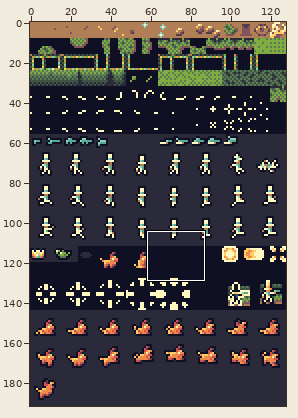
File history of a sprite sheet, assets/spritesheet.png. Above, an overview of the earlier version with the close-up marked.
Close-up. As it was:
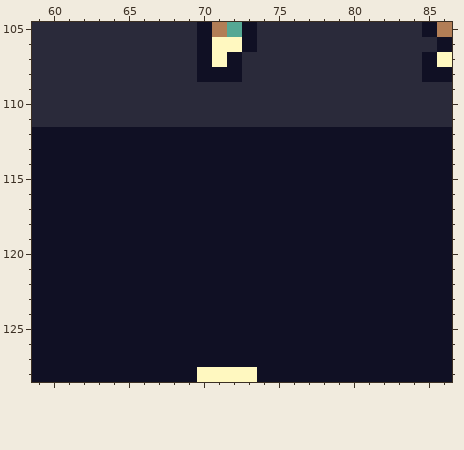
The file is 128x192 pixels. Shown: x 59..86, y 105..128.
After the commit:
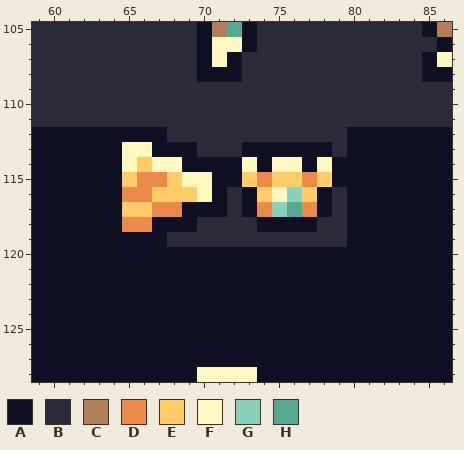
Palette (. is transparent): A #101024  B #2a2a3a  C #b27e56  D #ec8a4b  E #ffcc68  F #fff8c0  G #8bd0ba  H #55a894
Changes in this commit:
@@ x 63..81 @@
 111 BBBBBBBBBBBBBBBBBBB
-112 AAAAAAAAAAAAAAAAAAA
-113 AAAAAAAAAAAAAAAAAAA
-114 AAAAAAAAAAAAAAAAAAA
-115 AAAAAAAAAAAAAAAAAAA
-116 AAAAAAAAAAAAAAAAAAA
-117 AAAAAAAAAAAAAAAAAAA
-118 AAAAAAAAAAAAAAAAAAA
-119 AAAAAAAAAAAAAAAAAAA
+112 AAAAABBBBBBBBBBBBAA
+113 AAFFAAABBBAAAAAABAA
+114 AAFEFFAAAAFAFFAFAAA
+115 AAEDDEFFAAEDEEDEAAA
+116 AADDEEEFABAEFGEABAA
+117 AAEEDDAAABADGHDABAA
+118 AADDAAABBBBAAAABBAA
+119 AAAAABBBBBBBBBBBBAA
 120 AAAAAAAAAAAAAAAAAAA
